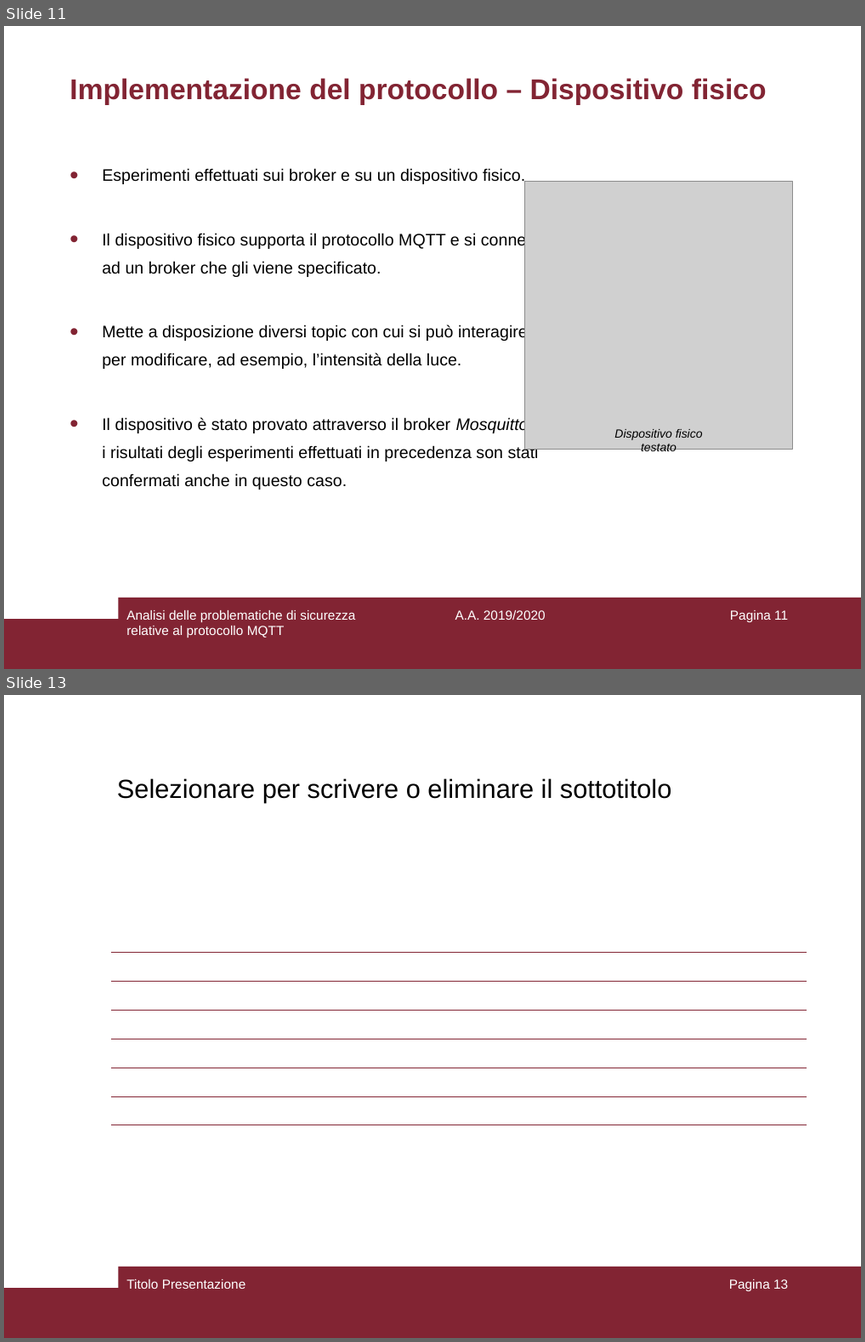
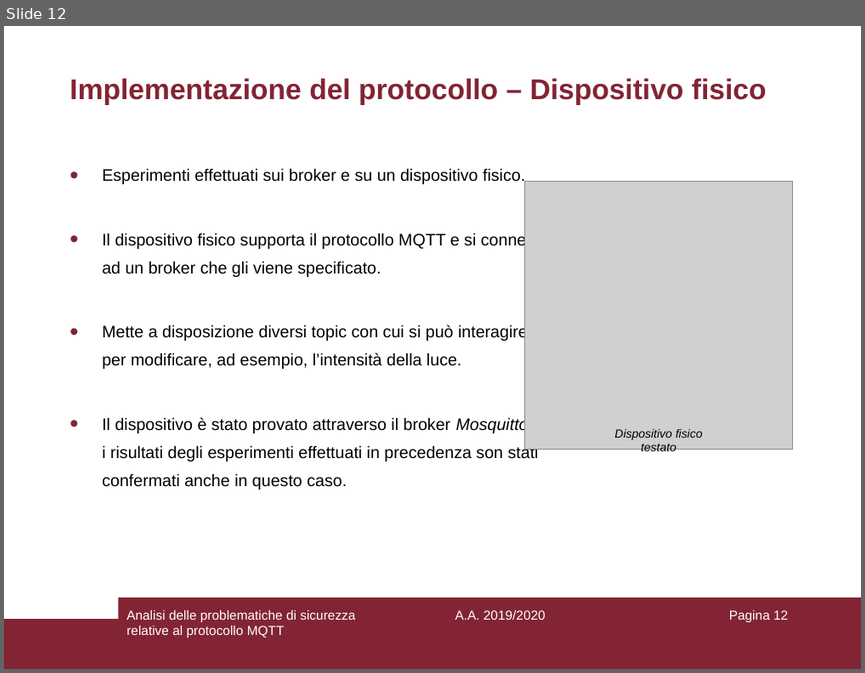
Before and after one commit to aedoardo/bachelor-degree-thesis, a slide deck: slides/Presentazione.ppt. Shown one above the other, each under a label of ours: slides 11 and 13 before the commit, slide 12 after it; the slides between them are not shown. The pictures are 865x1342 and 865x673 pixels, drawn with LibreOffice and Linux fonts; fonts in the diff are those of the drawing; grey boxes stand for pictures. Boxes give left, top, right and bottom in pixels: in the first picture for what was removed or moved away, otherwise in the second. Text is boxed around its words. In the diff, an @@ line names an element or a change of style, - is before the commit and + after.

```diff
--- a/slides/Presentazione.ppt
+++ b/slides/Presentazione.ppt
@@ slide 13 removed at [4, 695, 861, 1338], background #FFFFFF; not listed: 2 template elements that a slide beside it also shows @@
@@ text removed at [117, 778, 672, 803] @@
-Selezionare per scrivere o eliminare il sottotitolo
@@ table removed at [111, 952, 805, 1125], 6 rows, 9 columns @@
- |  |  |  |  |  |  |  | 
- |  |  |  |  |  |  |  | 
- |  |  |  |  |  |  |  | 
- |  |  |  |  |  |  |  | 
- |  |  |  |  |  |  |  | 
- |  |  |  |  |  |  |  | 
@@ text removed at [126, 1279, 246, 1288] @@
-Titolo Presentazione
@@ page number removed at [729, 1279, 788, 1291] @@
-Pagina 13
@@ what was slide 11 is now slide 12 @@
@@ page number at [729, 610, 788, 622]: text changed @@
-Pagina 11
+Pagina 12
```
Also in this commit, not shown: 1 slide changed, 2 slides added, 1 other file.
